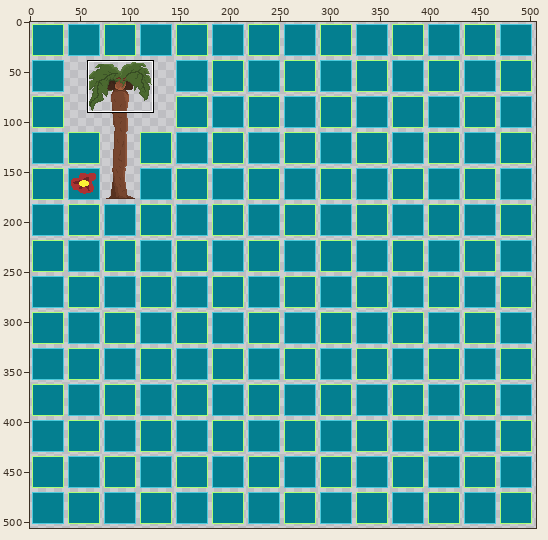
Pixel-art file -- Assets/Art/Aseprite/beach-items.aseprite. Above: a wide view before the commit, with the close-up outlined.
Close-up. Earlier state:
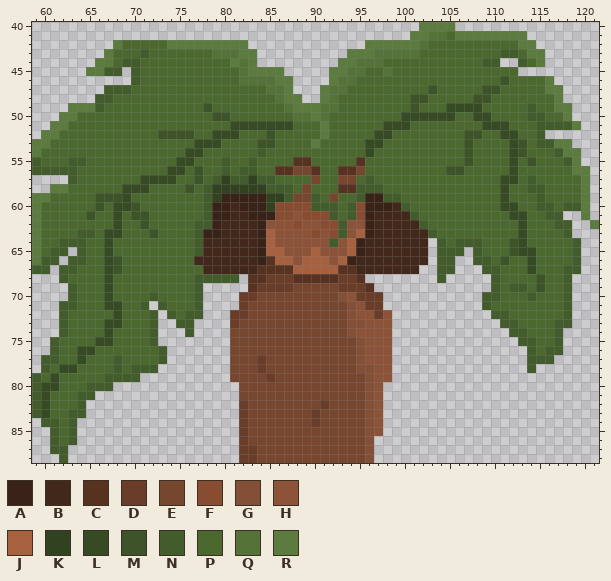
512x512 pixels, 1 frame. Colours within 5 levels of each other are drawn and written as one. Shown: x 59..121, y 40..88. The wide view leaves out empty margins.
Visible layers, top first: "Layer 2", "Grid".
Palette (. is transparent): A #392318  B #42281b  C #583220  D #6a3d28  E #77462f  F #884d31  G #844f37  H #8d5338  J #a7613f  K #30421f  L #364b23  M #3c5427  N #435c2b  P #4b692f  Q #557239  R #5c7b3e
Pixels before (only the part around the change), first column x 59:
40 ...........................................RRRR................
41 ..........................................RRQQPRRRRRRRR........
42 .........RPPPPPRRRRRRRRR.............RRRRRRQPPPPPPPPPPRR.......
43 ........RPPPNPPPPPPPQQQRR..........RRRQQQQQPPPPPPPPPNNPRR......
44 .......RRPNNPPPPPPPPPPRQR.........RRQQQPPPPPPPPPPPNN..NPR......
45 ......RRNN.NPPPPPPPPPPPQRRRR.....RRQQPPQPPPPPPPPPPPPPP.........
46 ...........NPPPPPPPPPPPQQQQRR....RQQPPPPPPPPPPPPPPPPMPPPPR.....
47 ........NNNPPPPPPPPPPPPPPPQQR...RQQPPPPPPPPPMPPPPPMMPPPPPRR....
48 .......NNPPPPPPPPPPPPPPPPPPQRR..RQPPPPPPPPMMPPPPPMMPPPPPPPR....
49 ....RRRNPPPPPPPPPPPMPPPPPPPPQRRRQQPPPPPPPPMPPPLLLLPPPPPNPPRR...
50 ...RRPPPPPPPPPPPPPPPMMPPPPPPPQQRQPPPPPPPPLLLLLLPPLLPPPPNNPPR...
51 ..RRPPPPPPPPPPPPPPPPPPLLLLLLLPPPRPPPPPPLLLPPPPPPPPLLLPPPNNNNR..
52 .RRPPPPPPPPPPPMMMMPPLLLPPPMPPPPPRPPPPPLLPPPPPPPPMMPPLLPPN......
53 RRPPPPPPPPPPPPPPPPLLLPPPPMMPPPPRPPPPPLLPPPPPPPPPMPPPPLMPNNRR...
54 RPPPPPPPPPPPPPPPPLLPPPPPPNPPPPPPPPPPPLPPPPPPPPPPMPPPPLMPPPNRR..
55 NPPPNNPPPPPPPPPPLLPPPNPPNPPPPCCPPPPPCPPPPPPPPPPPMPPPPLPMPPPNR..
56 NNNNNPPPPPPPPPPLLPMPPNPNNPPCCEECPPCCEPPPPPPPPPMMPPPPPLPPPPPPRR.
57 ....NPPPPPPPLLLLPPMPNKNNKNNPPPPEPPEEPNPPPPPPPPPPPPPPLLPNPPPPPR.
58 ..RRPPPPPPLLLPPPPMPNKKKKKKNNNPEPPPCCNNNPPPPPPPPPPPPPLPPNNPPPPR.
59 RRPPPPPMMMLPPPPPPPPNKAAAAAKKNEENPEPPNAANNPPPPPPPPPPPLPPPNPPPPR.
60 RPPPPPPMPLLMPPPPPPPNAABAAAKFFFFNNNPNFAAABNPPPPPPPPPPLLPPNNPNNR.
61 RPPPPPMPPLPMMPPPPPPNAABBAAAFFHFFFNPNFABBBBNPPPPPPPPPPLLPPNN..R.
62 RPPPPPPPPLPPMPPPPPNNABBBBAHHHFHHFFNHHABBBBBNPPPPPPPPPPLPPPNN..R
63 RPPPPNNPLLPPPMPPPPNAABBBBAJHHHHFHFNHJABBBBBBNPPPPPPPPPLPPPPN...
64 RPPNNNPPLPPPPPPPPPNBBBBBBAJHHHHHHNHJABBBBBBB.NPNNNPPPMLPPPPPN..
65 RPNN.NPPLPPPPPPPPPNBBBBBBAJJHHHJHHHJABBBBBBB.NNN.NPPPMLLPPPPN..
66 RNN.NNPPLMPPPPPPPPBBBBBBBACJJHJJJHJABBBBBBBB.NN..NNPMPPLPPPPN..
67 NN.NNPPPLMPPPPPPPPPBBBBBBCCCCJJJJJCCBBBBBBB..NN...NNPPPLPPPNN..
68 ...NPPPPLPPPPPPPPPNNNNN.CCDDDCCCCCDDC........N.....NPPPPMPPN...
69 ....NPPPLPPPPPPPPPN.....CDDDDEEEEEDDDC.............NPNNPMPPN...
70 ....NPPPLPPPPNPPPPN....DDEEEEEEEEEGHDDD...........NNPPPNPPPN...
71 ...NNPPPLLPPN.NPPPN....DEEEEEEEEEEEGHDD...........NPPPPPPPPN...
72 ...NPPPPPLPPPN.NPNN...DDEEEEEEEEEEEGHHDH...........NNPPPPPPN...
73 ...NPPPPLLPPPN..NN....DEEEEEEEEEEEEGGHHH............NNPPPPNN...
74 ...NPPPPLPPPPN...N....EEEEEEEEEEEEEGHHHH.............NNPPPN....
75 ..NPPPPLLPPPPN........EEEEEEEEEEEEEEGHHH..............NNPPN....
76 ..NPPLLPPPPPPPN.......EEEEEEEEEEEEEEGHHH...............NPNN....
77 .NNPPLPPPNPPPPN.......EEEDEEEEEEEEEEGHHH...............NNN.....
78 .NPLLPPPPNPNNN........EEEDEEEEEEEEEEGGHH...............N.......
79 NPLPPPPPNNNN..........EEEEDEEEEEEEEEEGHH.......................
80 NLLPPPNNN..............EEEEEEEEEEEEEEGH........................
81 NLPPPNN................EEEEEEEEEEEEEEGH........................
82 NLPPPN.................DEEEEEEEEDEEEEGH........................
83 NLPPNN.................DEEEEEEEDEEEEEGH........................
84 .NNPN..................DEEEEEEEDEEEEEGH........................
85 ..NPN..................DEEEEEEEEEEEEEGH........................
86 ..NPN..................DEEEEEEEEEEEEEG.........................
87 ..NN...................DDEEEEEEEEEEEEG.........................
88 ...N...................DDEEEEEEEEEEEEG.........................
The same view after the edit:
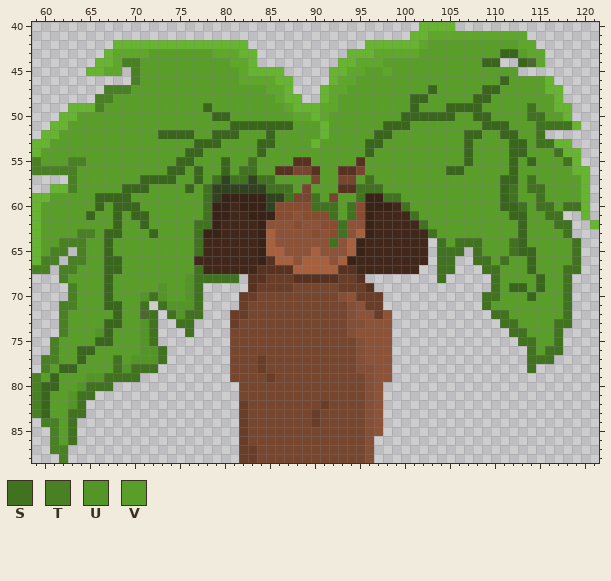
Colours new in this view: S #417220  T #498023  U #549527  V #599e29
Diff:
colour L: #364b23 -> #39651c
colour Q: #557239 -> #5ea72b
colour R: #5c7b3e -> #66b42f
Changed rows in their new state; - is a pixel that keeps its letter.
Layer "Layer 2":
first column x 59:
41 ----------------------------------------------QQQQQQQQQ------
42 ----------RRRRR-----------------------------VVVVVVVVVVQQ-----
43 ---------QQQQVVVVVVV-----------------------VVVVVVVVVLLVQQ----
44 ---------QTTVVVVVVVVVVQ----------------VVVVVVVVVVVLL--L-Q----
45 --------QQ-TVVVVVVVVVVV--------------VV-VVVVVVVVVVVVVV-------
46 -----------TVVVVVVVVVVV-------------VVVVVVVVVVVVVVVVLVVVV----
47 --------TTTVVVVVVVVVVVVVVV---------VVVVVVVVVLVVVVVLLVVVVV----
48 -------TTVVVVVVVVVVVVVVVVVV-------VVVVVVVVLLVVVVVLLVVVVVVV---
49 -------TVVVVVVVVVVVLVVVVVVVV------VVVVVVVVLVVV----VVVVVSVV---
50 -----VVVVVVVVVVVVVVVLLVVVVVVV----VVVVVVVV------VV--VVVVSSVV--
51 ----VVVVVVVVVVVVVVVVVV-------VVV-VVVVVV---VVVVVVVV---VVVSSSS-
52 ---VVVVVVVVVVVLLLLVV---VVVLVVVVV-VVVVV--VVVVVVVVLLVV--VVS----
53 --VVVVVVVVVVVVVVVV---VVVVLLVVVV-VVVVV--VVVVVVVVVLVVVV-LVSS---
54 -VVVVVVVVVVVVVVVV--VVVVVVLVVVVVVVVVVV-VVVVVVVVVVLVVVV-LVVVS--
55 TVVVTTVVVVVVVVVV--VVVLVVSVVVV--VVVVV-VVVVVVVVVVVLVVVV-VLVVVS-
56 TTTTTVVVVVVVVVV--VLVVLVSSVV-----VV---VVVVVVVVVLLVVVVV-VVVVVV-
57 ----TVVVVVVV----VVLVS-SS-SSVVVV-VV--VSVVVVVVVVVVVVVV--VSVVVVV
58 ----TVVVVV---VVVVLVS------SSSV-VVV--SSSVVVVVVVVVVVVV-SVSSVVVV
59 --VVVVVLLL-VVVVVVVVS--------S--SV-VVS--SSVVVVVVVVVVV-SVVSVVVV
60 -VVVVVVLV--LVVVVVVVS-----------SSSVS-----SVVVVVVVVVV--SVSSVSS
61 -VVVVVLVV-VLLVVVVVVS-------------SVS------SVVVVVVVVVV--VVSS--
62 -VVVVVVVV-VVLVVVVVSS--------------S--------SVVVVVVVVVV-VVVSS-
63 -VVVVTTV--VVVLVVVVS---------------S---------SVVVVVVVVV-VVVVS-
64 -VVTTTVV-VVVVVVVVVS--------------S-----------SVSSSVVVS-VVVVVS
65 -VTT-TVV-VVVVVVVVVS--------------------------SSS-SVVVS--VVVVS
66 -TT-TTVV-LVVVVVVVV---------------------------SS--SSVSVV-VVVVS
67 TT-TTVVV-LVVVVVVVVS--------------------------SS---SSVVV-VVVSS
68 ---TVVVV-VVVVVVVVUSSSSS----------------------S-----SVVVVLVVS-
69 ----TVVV-VVVVVUVVUS--------------------------------SVLLVLVVS-
70 ----TVVV-VVVUSUVVUS-------------------------------SSVVVLVVVS-
71 ---TTVVV--VVS-SUUUS-------------------------------SVVVVVVVVS-
72 ---TVVVVV-VV-S-SUSS--------------------------------SSVVVVVVS-
73 ---TVVVV--VVUS--SS----------------------------------SSVVVVSS-
74 ---TVVVU-VVVUS---S-----------------------------------SSVVVS--
75 --TVVVV--VVVUS----------------------------------------SSVVS--
76 --TVV--VVVVVUUS----------------------------------------SVSS--
77 -TTVV-VVVSVUUUS----------------------------------------SSS---
78 -TV--VVVVSUSSS-----------------------------------------S-----
79 TV-VVVUUSSSS-------------------------------------------------
80 T--VVUSSS----------------------------------------------------
81 T-VVUSS------------------------------------------------------
82 T-VVUS-------------------------------------------------------
83 T-VVSS-------------------------------------------------------
84 -TTVS--------------------------------------------------------
85 --TVS--------------------------------------------------------
86 --TVS--------------------------------------------------------
87 --TT---------------------------------------------------------
88 ---T---------------------------------------------------------
Boxes around the changes in both close-ups, in picture pixels (x1, y1, x2, y2):
changed: (32, 22, 599, 463)
